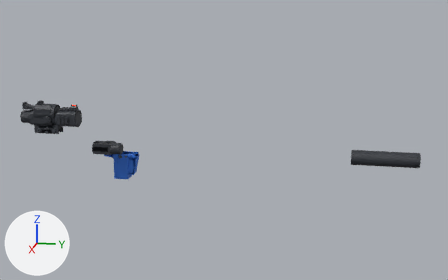
Before and after pictures for a commit that changed the glTF model assets/models/replicaParts/sniper.glb.
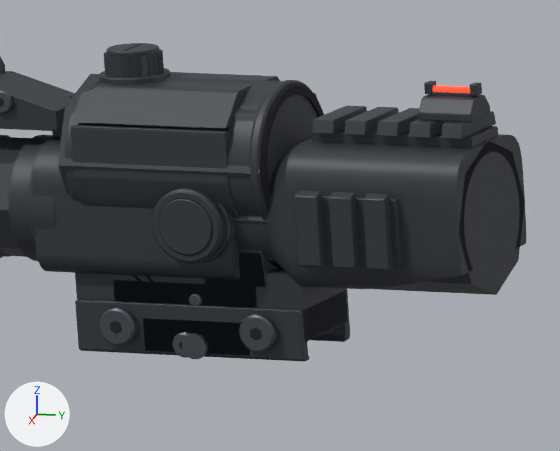
The first picture shows the older version from a 50 mm camera at (1.396, 0.749, 0.419) aimed at (0.005, 0.471, 0.071). The close-ups show the older and then the newer version on the part from 6% to 19% of the width and 34% to 51% of the height of that picture. Only the edits that show in the close-ups are written down. Lighting does not change. The marker at lower left points along +X, +Y and +Z. Where no turn or scale is listed for an object, it has been applied to the vertices. Vertices at exactly the same position are counted once.

Names of what the first close-up shows: 'optic_redDot', 'optic_redDot_Figure', 'optic_scope2x', 'optic_scope2x_Figure', 'optic_scopeVar', 'optic_scopeVar_Figure'.
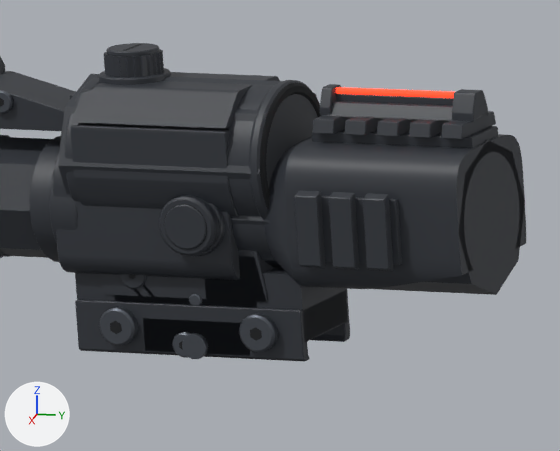
What differs and where, as boxes (x1, y1, x2, y2) in the close-ups (560 x 451 px; the box of a moved part takes in the faces that stretch with it):
'optic_redDot', reshaped: before (102, 251, 277, 358); after (102, 251, 275, 358)
'optic_redDot_Figure', reshaped: before (113, 250, 266, 308); after (114, 250, 267, 307)
part 1 of me_optic_reddot, moved or reshaped (not visible before): after (120, 274, 146, 289)
part 2 of me_optic_reddot, rebuilt: before (102, 251, 277, 287); after (102, 251, 275, 302)
part 3 of me_optic_reddot, moved or reshaped (not visible afterwards): before (121, 281, 251, 308)
part 4 of me_optic_reddot_figure, moved or reshaped: before (206, 250, 266, 287); after (205, 250, 267, 302)
part 5 of me_optic_reddot_figure, moved or reshaped (mostly hidden): before (113, 275, 257, 308); after (114, 285, 257, 307)
part 6 of me_optic_scopevar_001, moved or reshaped: before (193, 203, 235, 264); after (194, 202, 225, 256)
part 7 of me_optic_scopevar_001, moved or reshaped: before (152, 188, 226, 263); after (159, 195, 219, 256)
part 8 of me_optic_scopevar_001, moved or reshaped: before (159, 199, 212, 255); after (164, 205, 206, 249)
part 9 of me_optic_scopevar_001, moved or reshaped (not visible afterwards): before (52, 129, 62, 137)
part 10 of me_optic_scopevar_001, added: after (164, 204, 207, 250)
part 11 of me_optic_scopevar_001, added: after (336, 87, 455, 98)
part 12 of me_optic_scopevar_001, added: after (320, 84, 488, 122)
part 13 of me_optic_scopevar_001, added: after (336, 94, 453, 105)
part 14 of me_optic_scopevar_001, deleted: before (158, 81, 482, 256)
part 15 of me_optic_scopevar_001, moved or reshaped: (0, 72, 238, 280) in both
part 16 of me_optic_scopevar_001, deleted: before (418, 94, 490, 122)

Edits to the bpy script that builds the scene:
```text
Change me_optic_reddot:
    remove me_optic_reddot.from_pydata(...)  # 2984 vertices, 5908 faces; spans x -0.0165..0.0155, y -0.024..0.022, z -0.0049..0.0415
    add me_optic_reddot.from_pydata(...)  # 2755 vertices, 5458 faces; spans x -0.0165..0.0155, y -0.024..0.022, z -0.0049..0.042
    me_optic_reddot part 1: the loose piece of 88 vertices spanning x 0.0126..0.0137, y -0.0186..-0.0114, z 0.0165..0.0237 is moved by (0.0, 0.0, -0.004)
    me_optic_reddot part 2: the loose piece of 1046 vertices spanning x -0.013..0.013, y -0.024..0.022, z 0.0145..0.0415 is rebuilt with 884 vertices and now spans x -0.013..0.013, y -0.024..0.022, z 0.0105..0.042
    me_optic_reddot part 3: 676 vertices removed from x -0.0128..0.0128, y -0.022..0.02, z 0.0034..0.0145; 685 vertices added at x -0.0112..0.0112, y -0.022..0.02, z 0.0034..0.0105
    other edits to the shape of me_optic_reddot do not show in these pictures
Change me_optic_reddot_figure:
    remove me_optic_reddot_figure.from_pydata(...)  # 16 vertices, 24 faces; spans x -0.013..0.013, y -0.021..0.022, z 0.0..0.0415
    add me_optic_reddot_figure.from_pydata(...)  # 16 vertices, 24 faces; spans x -0.013..0.013, y -0.021..0.022, z 0.0..0.042
    me_optic_reddot_figure part 4: all 2 vertices in x -0.013..0.013, y 0.006, z 0.0415 are moved by (0.0, -0.001, 0.0005)
    me_optic_reddot_figure part 5: all 4 vertices in x -0.0126..0.0126, y -0.021..0.019, z 0.026 are moved by (0.0, 0.0, -0.0033)
    other edits to the shape of me_optic_reddot_figure do not show in these pictures
Change me_optic_scopevar_001:
    remove me_optic_scopevar_001.from_pydata(...)  # 5022 vertices, 9800 faces; spans x -0.0249..0.0249, y -0.066..0.08, z -0.0049..0.0695
    add me_optic_scopevar_001.from_pydata(...)  # 5038 vertices, 9846 faces; spans x -0.0249..0.0249, y -0.066..0.08, z -0.0049..0.0695
    me_optic_scopevar_001 part 6: the loose piece of 168 vertices spanning x 0.012..0.0186, y -0.0054..0.0158, z 0.0209..0.0421 is scaled about its middle by (1, 0.806, 0.806)
    me_optic_scopevar_001 part 7: the loose piece of 112 vertices spanning x 0.0184..0.0216, y -0.0046..0.015, z 0.0217..0.0413 is scaled about its middle by (1.01, 0.793, 0.793)
    me_optic_scopevar_001 part 8: the loose piece of 84 vertices spanning x 0.0216..0.0221, y -0.0022..0.0126, z 0.0241..0.0389 is scaled about its middle by (1, 0.793, 0.793)
    me_optic_scopevar_001 part 9: the loose piece of 24 vertices spanning x -0.003..0.003, y -0.0405..-0.0355, z 0.046..0.054 is scaled about its middle by (1, 0.789, 1), then moved by (0.0, 0.003, 0.0)
    me_optic_scopevar_001 part 10: a new loose piece, a 32-sided cylinder along x spanning x 0.02162..0.02166, y -0.0008..0.0112, z 0.0255..0.0375, in mat_rubber (black #1a1c1f)
    me_optic_scopevar_001 part 11: a new loose piece, a 10-sided cylinder along y spanning x -0.0009..0.0009, y 0.0386..0.0779, z 0.0637..0.0653, in mat_fibre (red #ff3a20, glowing red #ff3a20)
    me_optic_scopevar_001 part 12: a new loose piece of 140 vertices spanning x -0.0048..0.0048, y 0.0358..0.0787, z 0.0585..0.0657, in mat_detail (dark grey #30343b)
    me_optic_scopevar_001 part 13: a new loose piece of 24 vertices spanning x -0.0007..0.0007, y 0.039..0.0725, z 0.0617..0.0637, in mat_detail (dark grey #30343b)
    me_optic_scopevar_001 part 14: 6 loose pieces with 236 vertices, spanning x -0.0217..0.0217, y -0.0024..0.0785, z 0.0239..0.0677, are deleted
    me_optic_scopevar_001 part 15: 168 vertices moved from x -0.017..0.017, y -0.0478..-0.0355, z 0.0156..0.0582 to x -0.017..0.017, y -0.0418..-0.033, z 0.0156..0.0582; 56 vertices removed from x -0.0165..0.0165, y -0.0476..-0.047, z 0.0161..0.0491; 56 vertices added at x -0.0165..0.0165, y -0.0416..-0.035, z 0.0161..0.0491
    me_optic_scopevar_001 part 16: 60 vertices removed from x -0.006..0.006, y 0.064..0.0785, z 0.0587..0.0643
    other edits to the shape of me_optic_scopevar_001 do not show in these pictures
```
